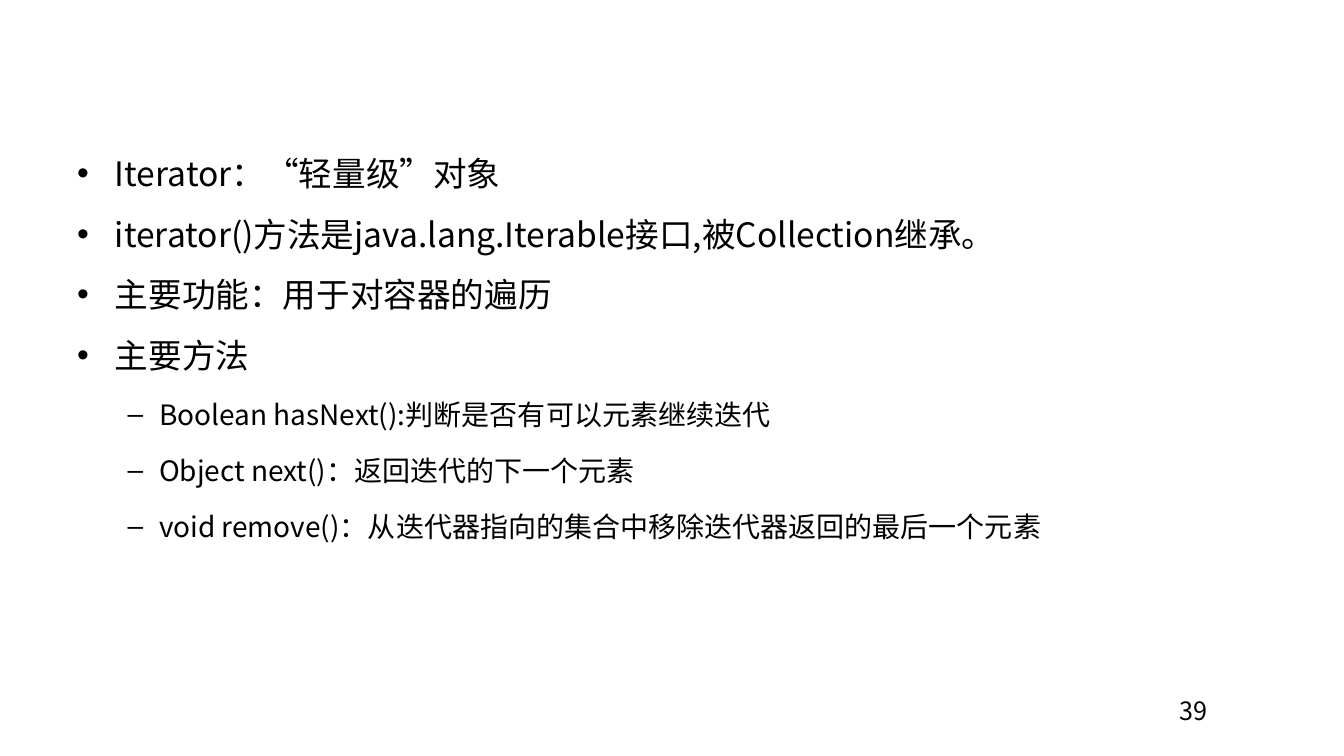
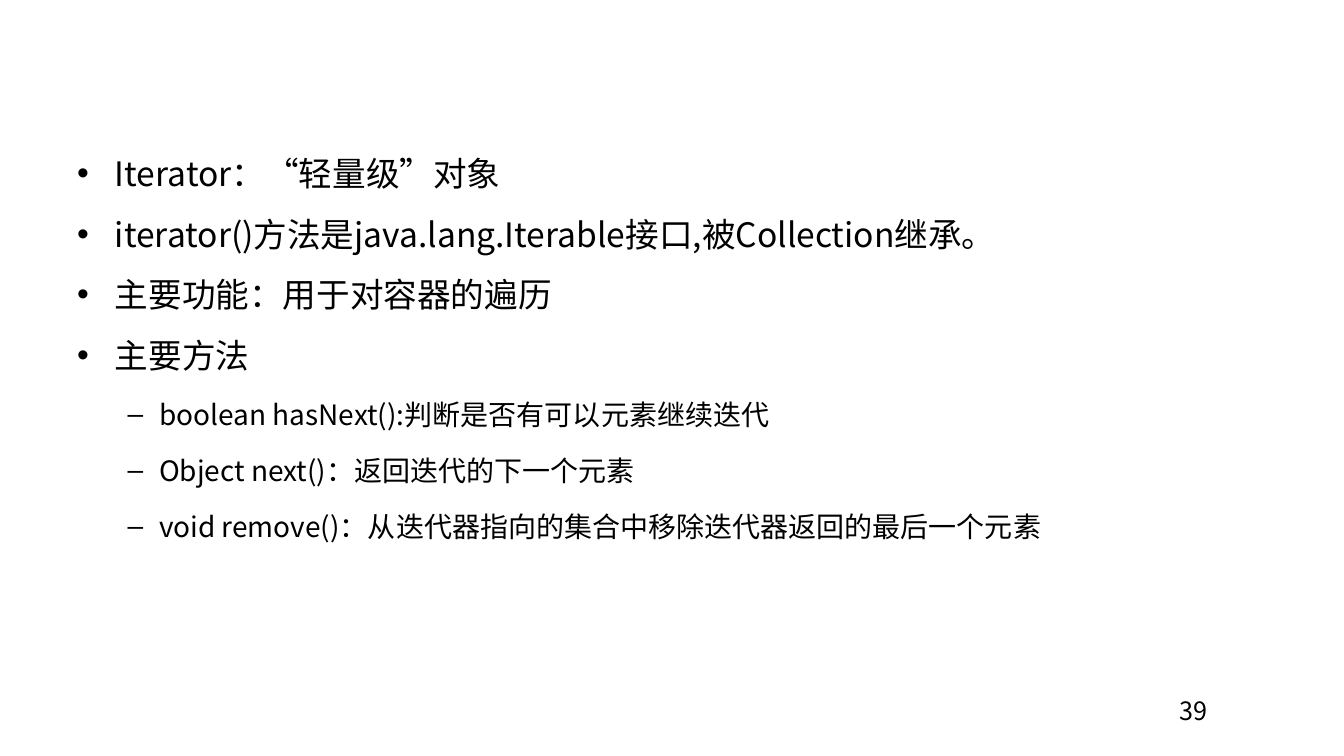
Before and after one commit to edu2act/course-JavaSE-Android, a slide deck: slide 39 of ch12/第12章 容器和泛型.pptx. Drawn at 1344x756 pixels with LibreOffice and Linux fonts; fonts in the diff are those of the drawing; background and template pictures are left out. Boxes give left, top, right and bottom in pixels: in the first picture for what was removed or moved away, otherwise in the second. Text is boxed around its words. In the diff, an @@ line names an element or a change of style, - is before the commit and + after.

```diff
--- a/ch12/第12章 容器和泛型.pptx
+++ b/ch12/第12章 容器和泛型.pptx
@@ text at bbox=[159, 401, 770, 431]: text changed @@
-  – Boolean hasNext():判断是否有可以元素继续迭代
+  – boolean hasNext():判断是否有可以元素继续迭代
```
Also in this commit, not shown: 11 other slides changed, 21 other files.
